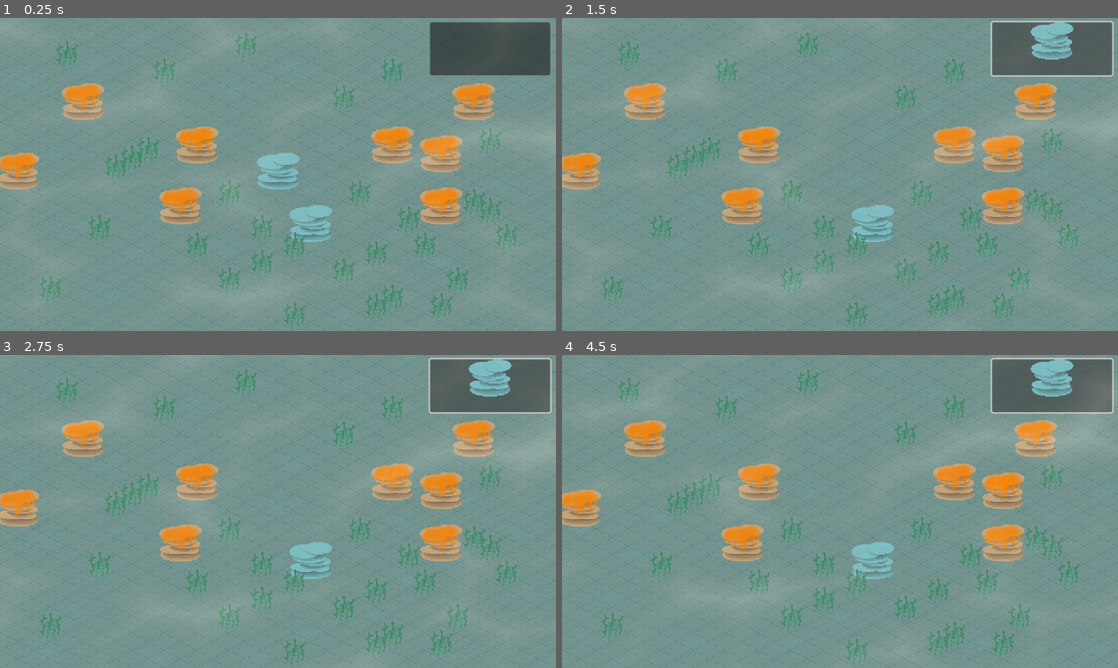
Above: before the commit, frames 1-4 (two rows, left to right).
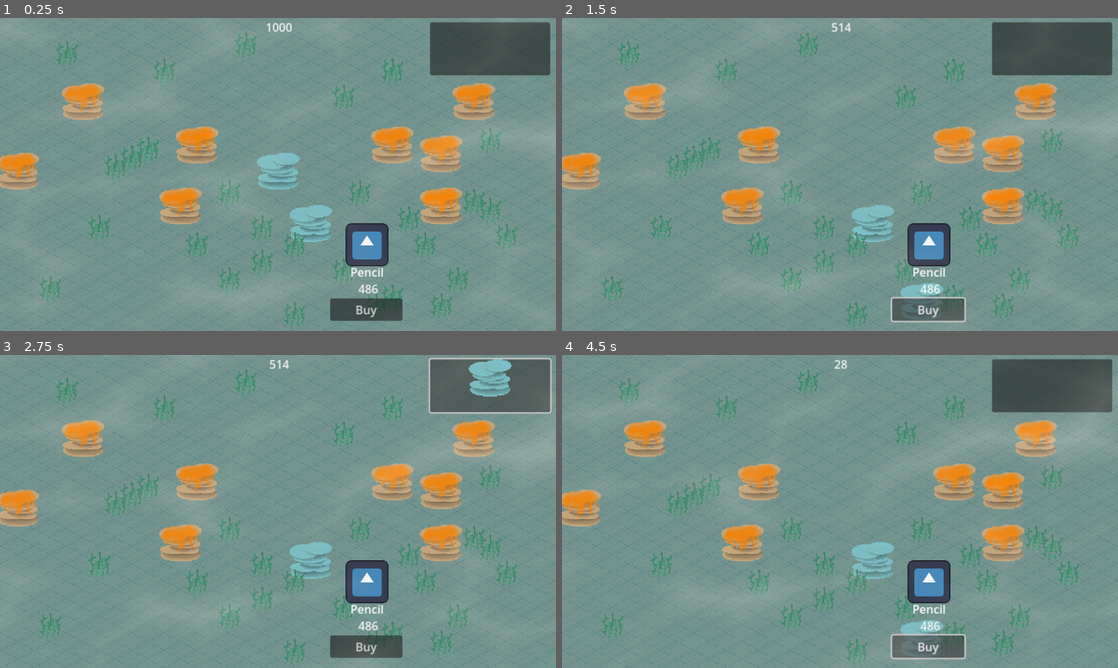
Above: after the commit, the same moments.

Repository: Bitweed/major6jam
Game: Godot game, scene res://main.tscn
Same seed, same stepped clock (60 frames per second), same inputs: the game is played once before the commit and once after it. The engine's default icon, where the game draws it, is replaced by a stand-in: a white triangle on a blue panel in a dark square.
Inputs (mouse positions are in pixels of both pictures, inside the frame that each line leads up to; where the layout moved, square brackets give the same spot in the first picture):
- Up to frame 1 (0.25 s): no input
- Up to frame 2 (1.5 s): click (1051, 49) at 0.52 s; click (928, 309) [1051, 49] at 1.25 s
- Up to frame 3 (2.75 s): click (489, 386) at 2.02 s
- Up to frame 4 (4.5 s): click (928, 646) [1051, 386] at 2.75 s; click (1051, 386) at 3.52 s; click (928, 646) [1051, 386] at 4.25 s

The runs differ from the first frame. In frame 1, 2.2% of the frame differs, in the area x 47-73%, y 1-97%; in frame 2, 3.7%, in the area x 48-100%, y 0-98%; in frame 3, 2.2%; in frame 4, 3.7%.

Commit message:
Shop functions

Diff:
--- a/main.tscn
+++ b/main.tscn
@@ -8,6 +8,7 @@
 [ext_resource type="Texture2D" uid="uid://yxfgehyneere" path="res://textures/alge.png" id="6_57dx2"]
 [ext_resource type="PackedScene" uid="uid://b8iiitnqvw33m" path="res://prefabs/buildings/coral_1.tscn" id="6_o600p"]
 [ext_resource type="Texture2D" uid="uid://dybgnrif1jmb0" path="res://textures/blin.png" id="7_n8g8e"]
+[ext_resource type="PackedScene" uid="uid://dvi6bw1qagk5p" path="res://shop.tscn" id="9_gvday"]
 
 [sub_resource type="TileSetAtlasSource" id="TileSetAtlasSource_nddb5"]
 texture = ExtResource("1_aya6v")
@@ -93,4 +94,6 @@
 energy = 11.49
 blend_mode = 1
 
+[node name="Shop" parent="." instance=ExtResource("9_gvday")]
+
 [connection signal="pressed" from="Button" to="." method="_on_button_pressed"]
--- /dev/null
+++ b/pencil.gd
@@ -0,0 +1,18 @@
+extends Control
+
+var block = preload("res://prefabs/buildings/coral_1.tscn")
+@export var cost = 0
+
+func _ready():
+	$Cost.text = str(cost)
+
+
+
+# Called every frame. 'delta' is the elapsed time since the previous frame.
+func _on_button_pressed():
+	var shop = get_parent()
+	if shop.coins >= cost:
+		shop.update_coins(shop.coins - cost)
+		var p = block.instantiate()
+		GameManager.buildings.add_child(p)
+		p.position = Vector2(0, 0)
--- /dev/null
+++ b/shop.gd
@@ -0,0 +1,16 @@
+extends Control
+
+var coins = 1000
+# Called when the node enters the scene tree for the first time.
+func _ready():
+	$Coins.text = str(coins) # Replace with function body.
+
+
+# Called every frame. 'delta' is the elapsed time since the previous frame.
+func _process(delta):
+	pass
+
+
+func update_coins(new_coins):
+	coins = new_coins
+	$Coins.text = str(coins)
--- /dev/null
+++ b/shop.tscn
@@ -0,0 +1,62 @@
+[gd_scene load_steps=4 format=3 uid="uid://dvi6bw1qagk5p"]
+
+[ext_resource type="Script" path="res://shop.gd" id="1_fxkg6"]
+[ext_resource type="Script" path="res://pencil.gd" id="2_n236e"]
+[ext_resource type="Texture2D" uid="uid://jxn7ntgtyvtl" path="res://icon.svg" id="2_r53ns"]
+
+[node name="Shop" type="Control"]
+layout_mode = 3
+anchors_preset = 15
+anchor_right = 1.0
+anchor_bottom = 1.0
+grow_horizontal = 2
+grow_vertical = 2
+script = ExtResource("1_fxkg6")
+
+[node name="Item" type="Control" parent="."]
+anchors_preset = 0
+offset_right = 40.0
+offset_bottom = 40.0
+script = ExtResource("2_n236e")
+cost = 486
+
+[node name="Button" type="Button" parent="Item"]
+layout_mode = 0
+offset_left = 72.0
+offset_top = 171.0
+offset_right = 172.0
+offset_bottom = 202.0
+text = "Buy"
+
+[node name="NameItem" type="Label" parent="Item"]
+top_level = true
+layout_mode = 0
+offset_left = 100.0
+offset_top = 123.0
+offset_right = 147.0
+offset_bottom = 149.0
+text = "Pencil"
+
+[node name="Sprite2D" type="Sprite2D" parent="Item"]
+position = Vector2(123, 97)
+scale = Vector2(0.460938, 0.460938)
+texture = ExtResource("2_r53ns")
+
+[node name="Cost" type="Label" parent="Item"]
+layout_mode = 0
+offset_left = 90.0
+offset_top = 146.0
+offset_right = 160.0
+offset_bottom = 172.0
+text = "993"
+horizontal_alignment = 1
+
+[node name="Coins" type="Label" parent="."]
+offset_left = -18.0
+offset_top = -215.0
+offset_right = 22.0
+offset_bottom = -189.0
+text = "0"
+horizontal_alignment = 1
+
+[connection signal="pressed" from="Item/Button" to="Item" method="_on_button_pressed"]
Not shown: 1 places in main.tscn that only renumber resources
